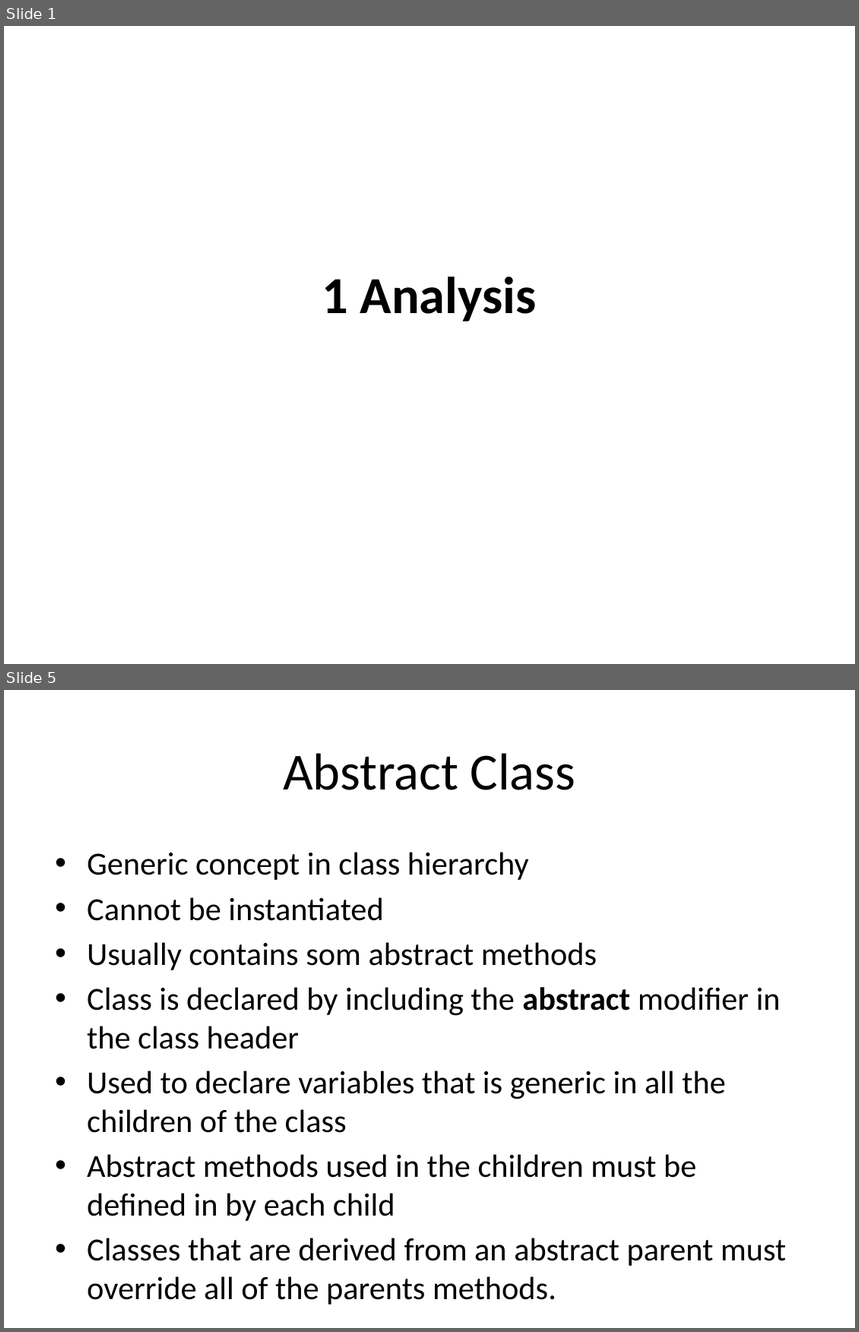
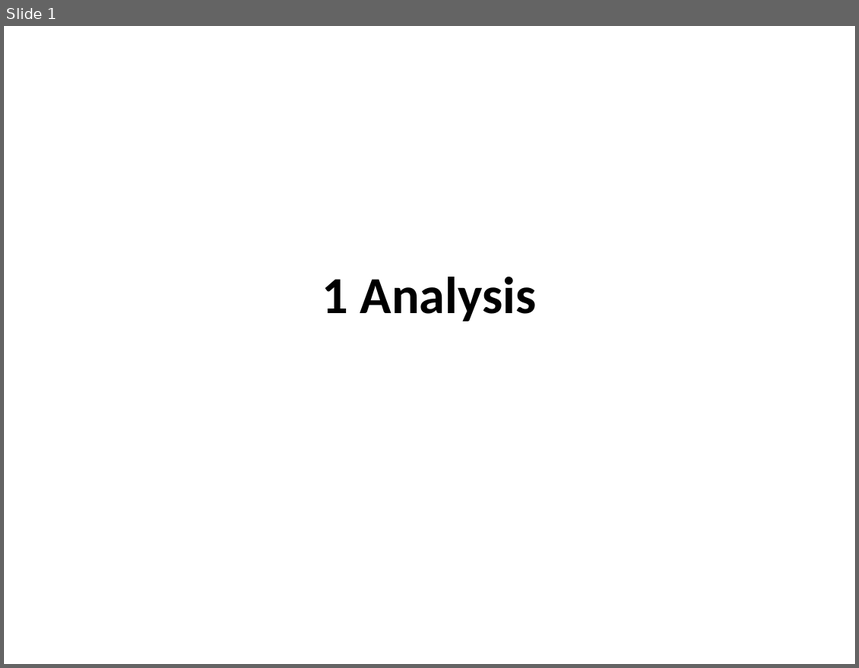
Before and after one commit to isurup/kalle-martin-group, a slide deck: SSE2/slides/1 Analysis.pptx. Shown one above the other, each under a label of ours: slides 1 and 5 before the commit, slide 1 after it; the slides between them are not shown. The pictures are 859x1332 and 859x668 pixels, drawn with LibreOffice and Linux fonts; fonts in the diff are those of the drawing. Boxes give left, top, right and bottom in pixels: in the first picture for what was removed or moved away, otherwise in the second. Text is boxed around its words. In the diff, an @@ line names an element or a change of style, - is before the commit and + after.

```diff
--- a/SSE2/slides/1 Analysis.pptx
+++ b/SSE2/slides/1 Analysis.pptx
@@ slide 5 removed at [4,690,855,1328], background #FFFFFF @@
@@ title removed at [283,753,576,790] @@
-Abstract Class
@@ text removed at [87,852,786,1266] @@
-• Generic concept in class hierarchy
-• Cannot be instantiated
-• Usually contains som abstract methods
-• Class is declared by including the abstract modifier in the class header
-• Used to declare variables that is generic in all the children of the class
-• Abstract methods used in the children must be defined in by each child
-• Classes that are derived from an abstract parent must override all of the parents methods.
```
Also in this commit, not shown: 1 slide changed, 7 other slides removed.
